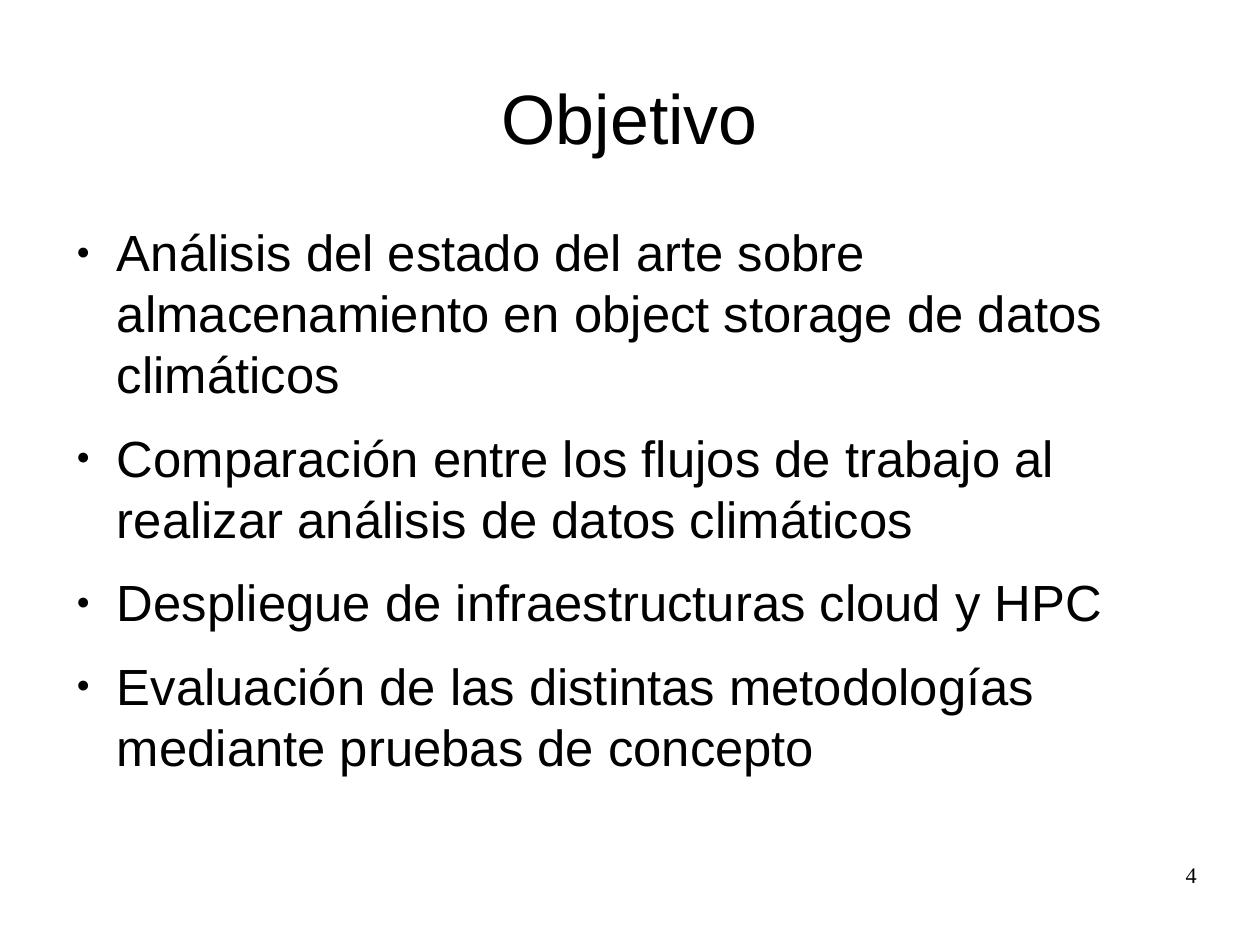
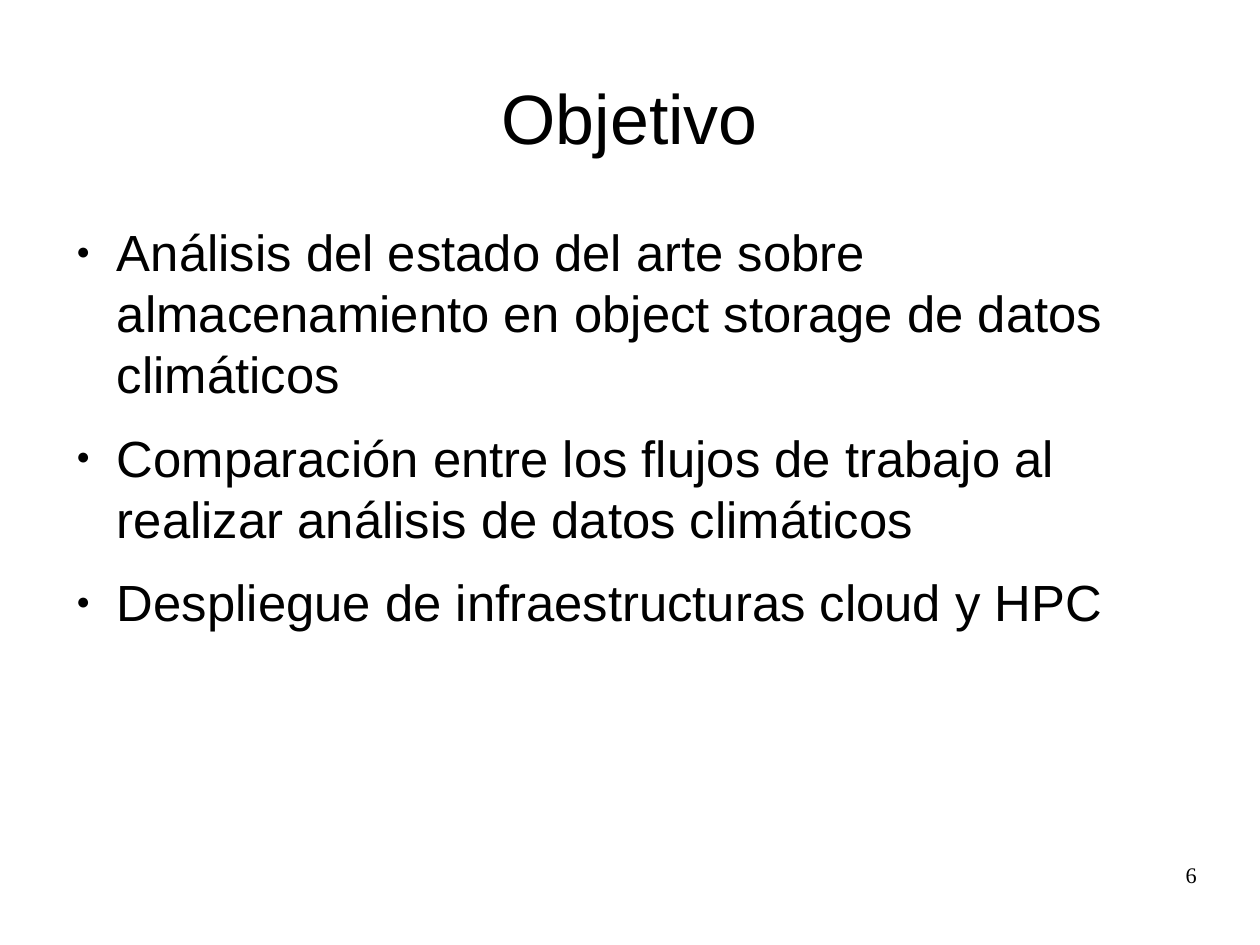
Before and after one commit to zequihg50/tfm, a slide deck: slide 6 of presentacion.odp (slide 4 before the commit). Drawn at 1260x945 pixels with LibreOffice and Linux fonts; fonts in the diff are those of the drawing. Boxes give left, top, right and bottom in pixels: in the first picture for what was removed or moved away, otherwise in the second. Text is boxed around its words. In the diff, an @@ line names an element or a change of style, - is before the commit and + after.

Commit message:
Presentacion 2

```diff
--- a/presentacion.odp
+++ b/presentacion.odp
@@ text at [117,667,1034,776]: paragraph removed @@
-● Evaluación de las distintas metodologías mediante pruebas de concepto
@@ page number at [1186,868,1197,884]: text changed @@
-4
+6
```
Also in this commit, not shown: 3 other slides changed, 20 slides added, 1 other file.
